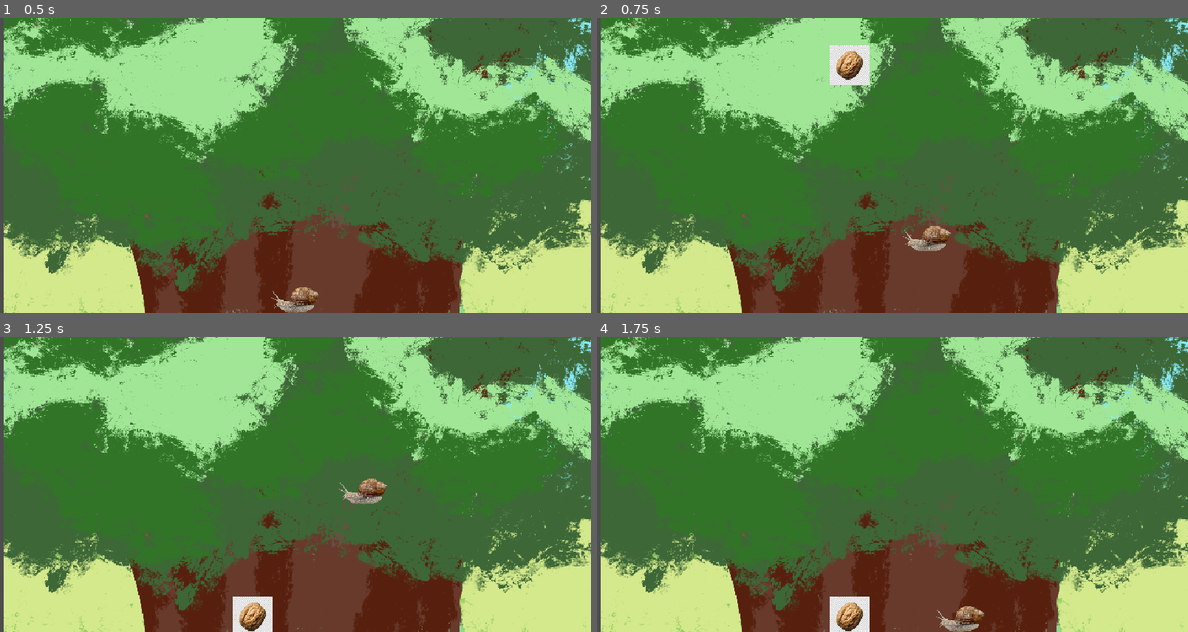
Above: before the commit, frames 1-4 (two rows, left to right).
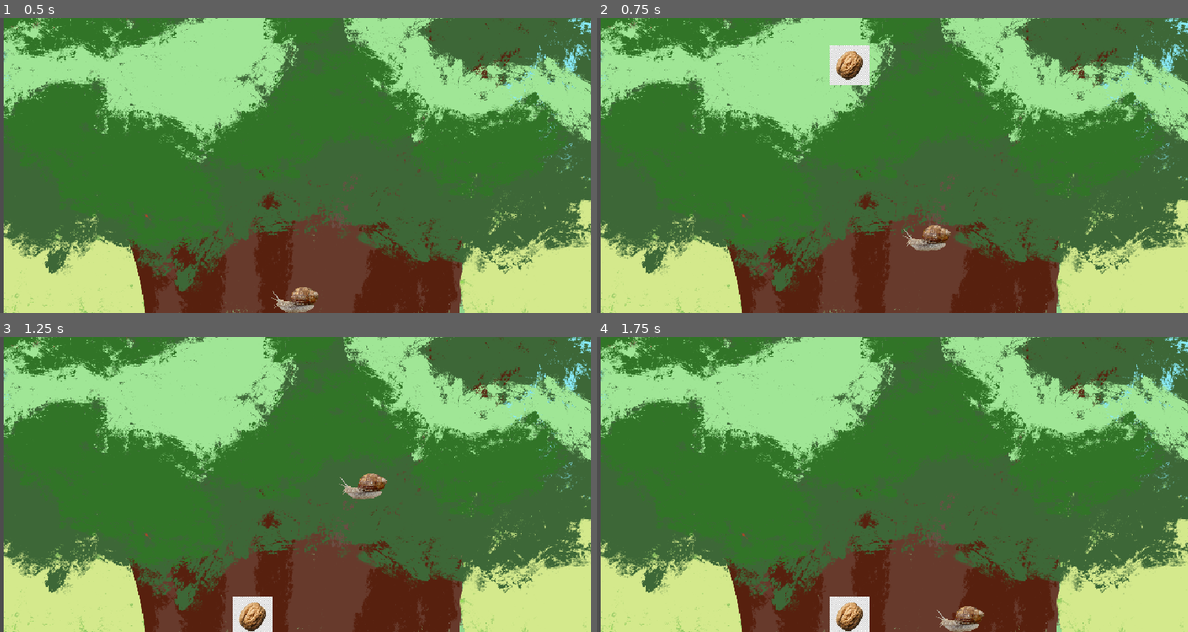
Above: after the commit, the same moments.

Repository: ovanbeurden/bird-game
Game: Godot game, scene res://scenes/camera.tscn
Same seed, same stepped clock (60 frames per second), same inputs: the game is played once before the commit and once after it.
Inputs (mouse positions are in pixels of both pictures, inside the frame that each line leads up to):
- Up to frame 1 (0.5 s): no input
- Up to frame 2 (0.75 s): tap Enter at 0.5 s; drag from (904, 295) to (951, 100) at 0.52 s
- Up to frame 3 (1.25 s): no input
- Up to frame 4 (1.75 s): drag from (774, 499) to (969, 493) at 1.27 s

Frame 1 is identical in both runs. In frame 2, 0.2% of the frame differs, in the area x 51-60%, y 70-79%; in frame 3, 0.5%, in the area x 57-66%, y 46-57%; in frame 4, nothing differs.

Commit message:
no slow fall

Diff:
--- a/bird-game/scenes/character_body_2d.gd
+++ b/bird-game/scenes/character_body_2d.gd
@@ -7,10 +7,10 @@
     if not is_on_floor():
         velocity += get_gravity() * delta
 
+    move_and_slide()
+
     if $Area2D.dragging:
         global_position = get_global_mouse_position() + $Area2D.drag_offset
-
-    move_and_slide()
 
     for i in range(get_slide_collision_count()):
         var collision = get_slide_collision(i)
